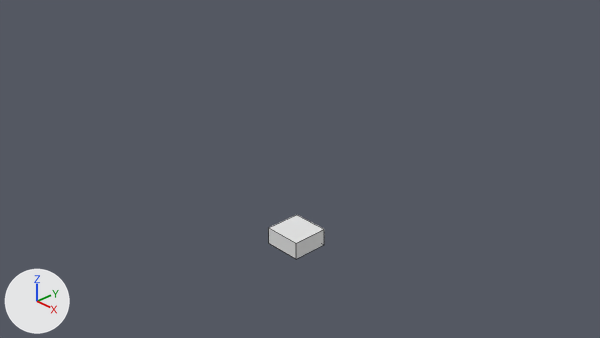
Renders of the Blender file StarTrekTosCaptainsChair.blend from each side of a commit.
One viewpoint serves both versions: the file's camera 'Camera'. The axes (+X, +Y, +Z) are drawn at lower left. The lights are the same throughout. Mesh edges are drawn as thin lines.

Script lines for the objects in view, before the commit:
```python
me_cube_001 = bpy.data.meshes.new('Cube.001')
me_cube_001.from_pydata(...)  # a box spanning x -1.0..1.0, y -1.0..0.65, z -1.0..-0.22
ob_chairswivel = bpy.data.objects.new('ChairSwivel', me_cube_001)
ob_chairswivel.location = (0.0, 0.0, -0.902)
ob_chairswivel.scale = (0.282, 0.329, 0.329)
```
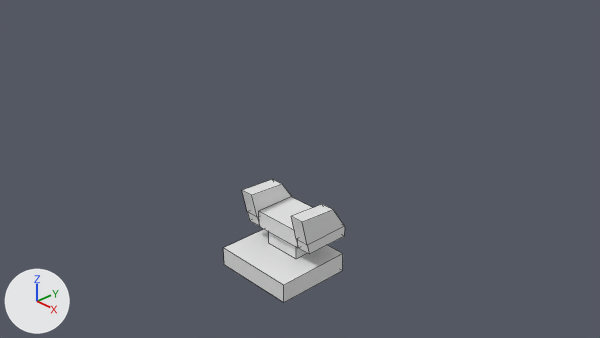
The newer file is also turned or shifted as a whole; pictures and numbers use the older file's frame.

Where the change shows, as pixel boxes [x1, y1, x2, y2] in the pictures (600 x 338 px):
'ChairBase', added: after [223, 229, 343, 302]
'ChairArm.001', added: after [291, 204, 345, 254]
'ChairSeat', added: after [259, 197, 312, 248]
'ChairArm', added: after [242, 179, 292, 226]
'ChairSwivel', unchanged, covered by the edit: before [269, 215, 324, 259]; after [269, 232, 307, 259]

The change, as a list of edits to the scene's bpy script:
```text
Add me_cube_005:
    me_cube_005.from_pydata([(-1.8, -1.16, -1.0), (-1.8, -1.16, 1.32), (-1.39, 1.0, -1.0), (-1.39, 1.0, 1.32), (1.41, -1.16, -1.0), (1.41, -1.16, 1.32), (1.41, 1.0, -1.0), (1.41, 1.0, 1.32)], [], [(0, 1, 3, 2), (2, 3, 7, 6), (6, 7, 5, 4), (4, 5, 1, 0), (2, 6, 4, 0), (7, 3, 1, 5)])
Add me_cube_004:
    me_cube_004.from_pydata(...)  # 12 vertices, 10 faces; spans x -1.0..1.0, y -4.06..1.98, z -3.2..0.87
Add me_cube_002:
    me_cube_002.from_pydata(...)  # a box spanning x -1.0..1.0, y -1.0..1.0, z 0.05..1.0
Add ob_chairseat:
    ob_chairseat = bpy.data.objects.new('ChairSeat', me_cube_005)
    ob_chairseat.location = (0.0, -0.116, -0.869)
    ob_chairseat.rotation_euler = (0.0, 0.0, -3.142)  # degrees (0, 0, -180)
    ob_chairseat.scale = (0.284, 0.284, 0.107)
Add ob_chairarm_001:
    ob_chairarm_001 = bpy.data.objects.new('ChairArm.001', me_cube_004)
    ob_chairarm_001.location = (0.501, -0.258, -0.552)
    ob_chairarm_001.rotation_euler = (0.0, 0.0, -3.142)  # degrees (0, 0, -180)
    ob_chairarm_001.scale = (0.106, 0.132, 0.132)
Add ob_chairarm:
    ob_chairarm = bpy.data.objects.new('ChairArm', me_cube_004.copy())
    ob_chairarm.location = (-0.505, -0.258, -0.552)
    ob_chairarm.rotation_euler = (0.0, 0.0, -3.142)  # degrees (0, 0, -180)
    ob_chairarm.scale = (0.106, 0.132, 0.132)
Add ob_chairbase:
    ob_chairbase = bpy.data.objects.new('ChairBase', me_cube_002)
    ob_chairbase.location = (0.0, -0.318, -1.522)
    ob_chairbase.rotation_euler = (0.0, 0.0, -3.142)  # degrees (0, 0, -180)
    ob_chairbase.scale = (0.627, 0.555, 0.291)
```
